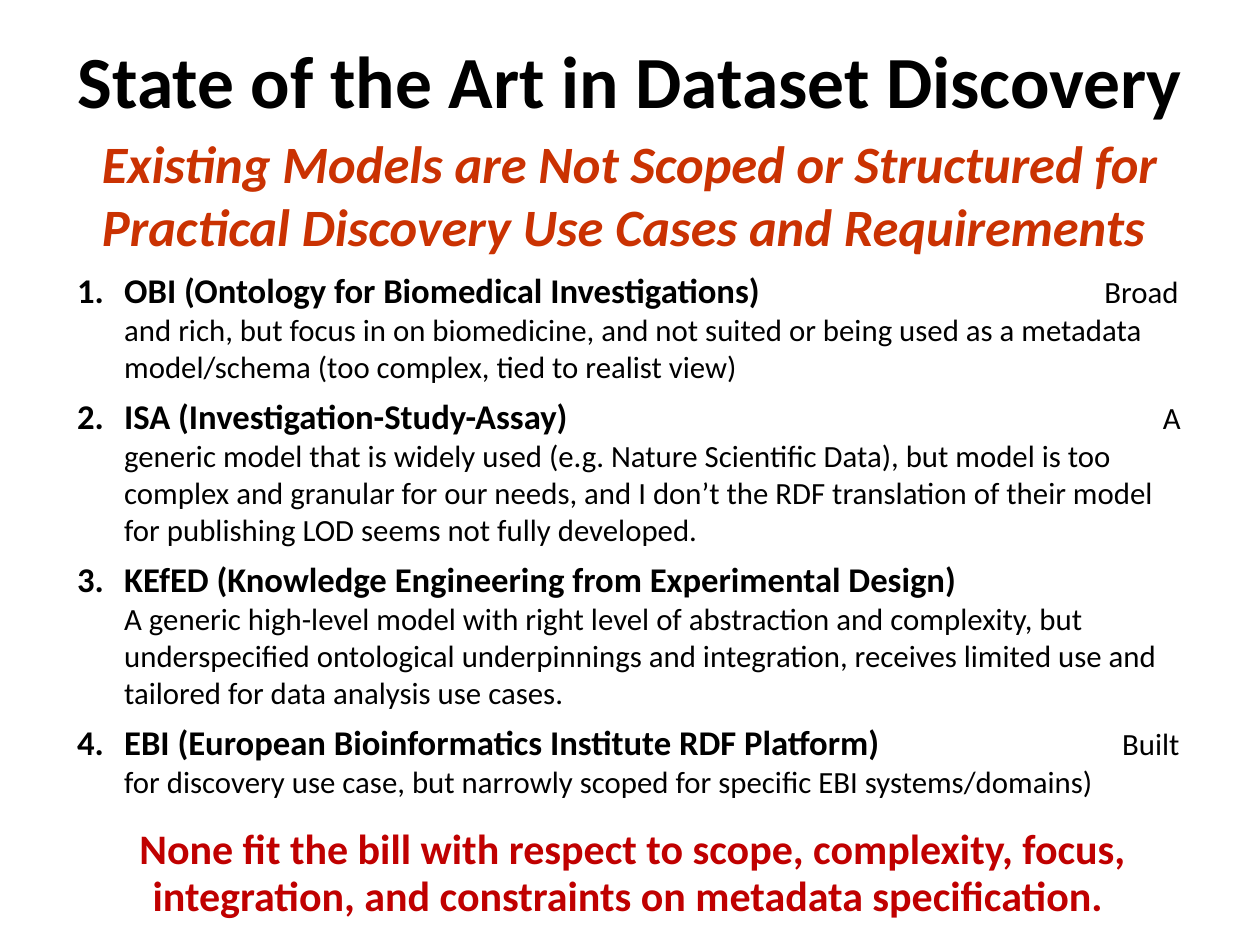
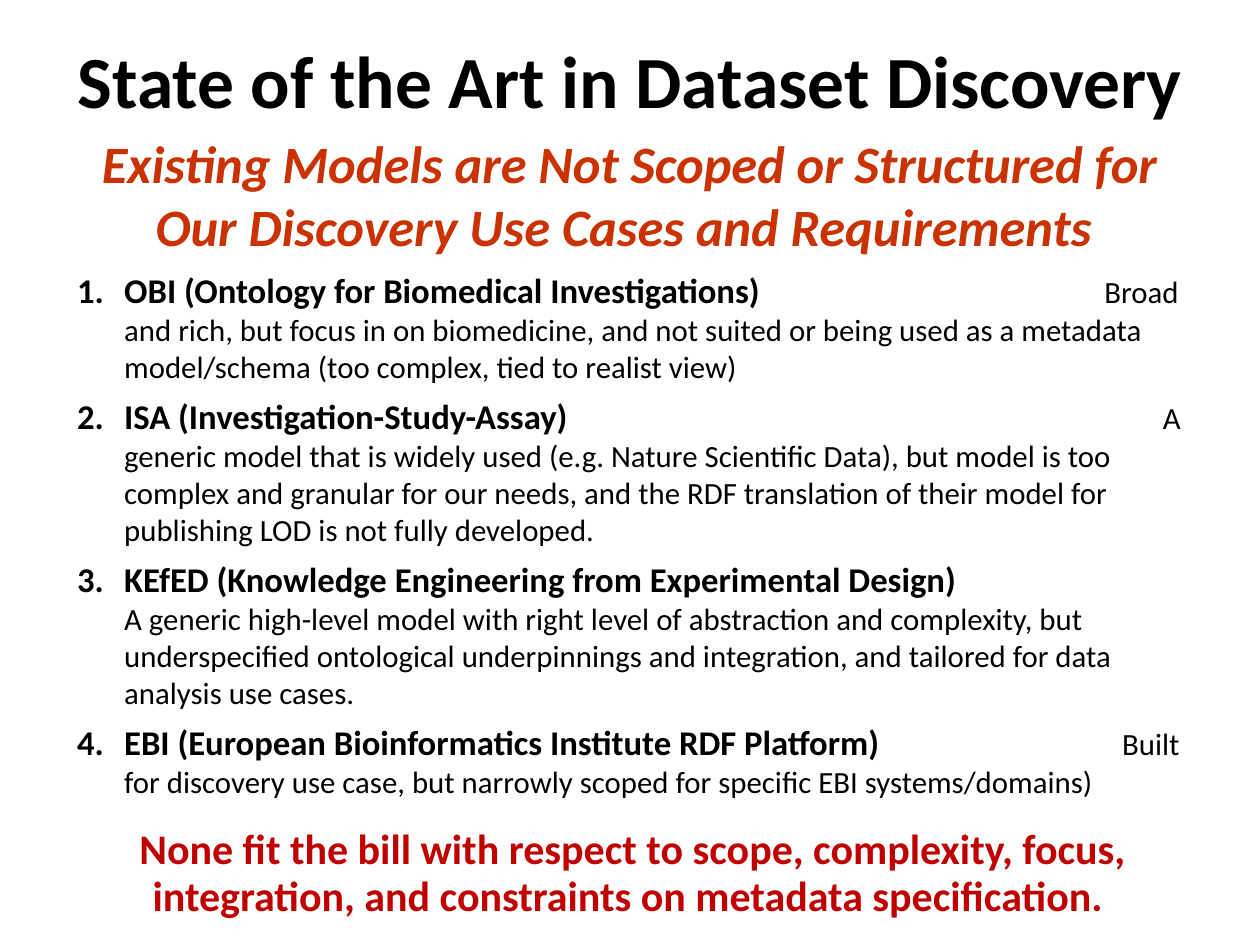
Before and after one commit to OHSU-Library/experimental-metadata-model, a slide deck: slide 8 of docs/6-18-15 Experimental Metadata Concepts and Models.pptx. Drawn at 1260x945 pixels with LibreOffice and Linux fonts; fonts in the diff are those of the drawing. Boxes give left, top, right and bottom in pixels: in the first picture for what was removed or moved away, otherwise in the second. Text is boxed around its words. In the diff, an @@ line names an element or a change of style, - is before the commit and + after.

Commit message:
updated some text on ppt

```diff
--- a/docs/6-18-15 Experimental Metadata Concepts and Models.pptx
+++ b/docs/6-18-15 Experimental Metadata Concepts and Models.pptx
@@ text at (102, 146, 1157, 255): text changed @@
-Existing Models are Not Scoped or Structured for Practical Discovery Use Cases and Requirements
+Existing Models are Not Scoped or Structured for Our Discovery Use Cases and Requirements
@@ text at (124, 403, 1181, 709): text changed @@
-2. ISA (Investigation-Study-Assay) A generic model that is widely used (e.g. Nature Scientific Data), but model is too complex and granular for our needs, and I don’t the RDF translation of their model for publishing LOD seems not fully developed.
-3. KEfED (Knowledge Engineering from Experimental Design) A generic high-level model with right level of abstraction and complexity, but underspecified ontological underpinnings and integration, receives limited use and tailored for data analysis use cases.
+2. ISA (Investigation-Study-Assay) A generic model that is widely used (e.g. Nature Scientific Data), but model is too complex and granular for our needs, and the RDF translation of their model for publishing LOD is not fully developed.
+3. KEfED (Knowledge Engineering from Experimental Design) A generic high-level model with right level of abstraction and complexity, but underspecified ontological underpinnings and integration, and tailored for data analysis use cases.
```
Also in this commit, not shown: 6 other slides changed.
